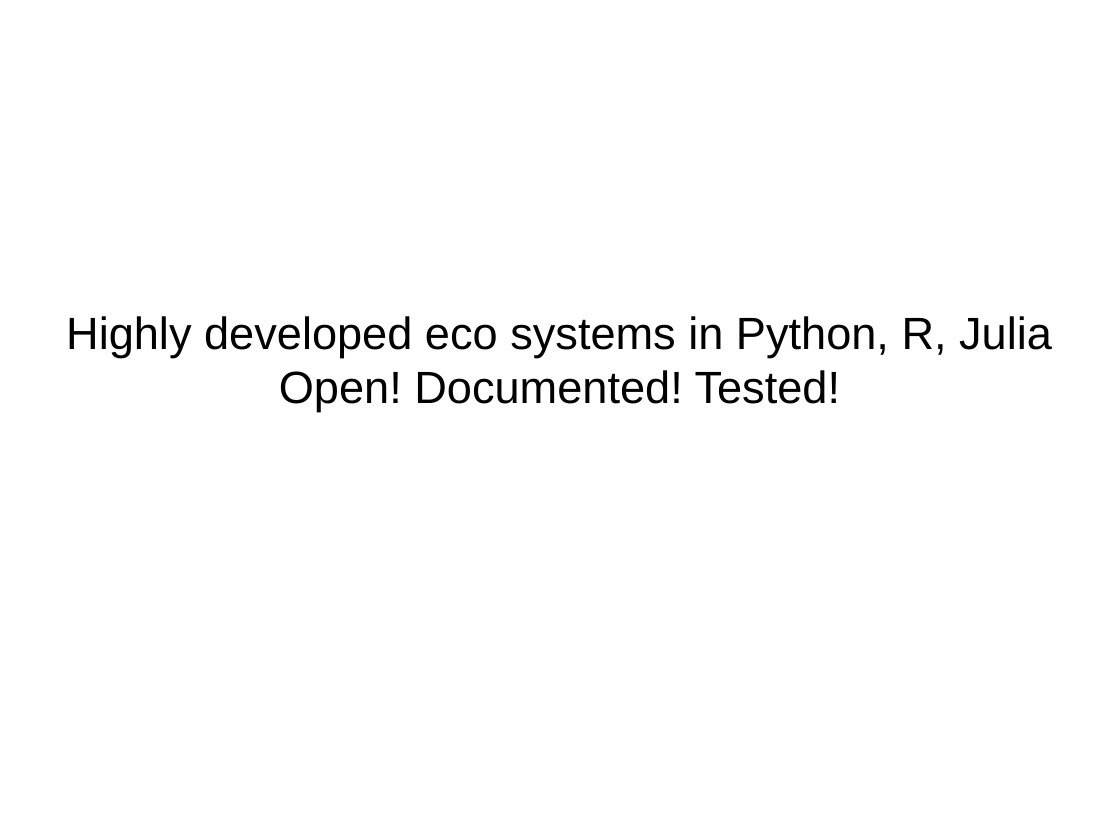
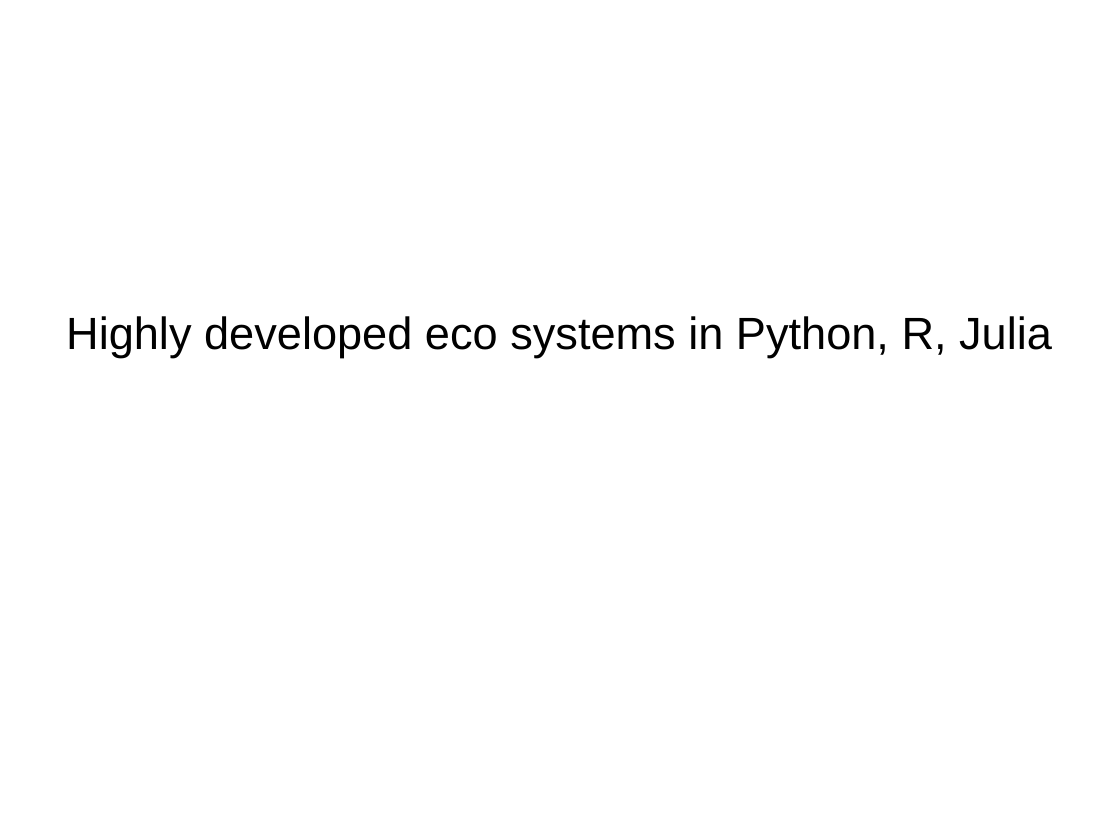
Before and after one commit to amueller/talks_odt, a slide deck: slide 20 of pycon_india_keynote.odp (slide 19 before the commit). Drawn at 1120x840 pixels with LibreOffice and Linux fonts; fonts in the diff are those of the drawing. Boxes give left, top, right and bottom in pixels: in the first picture for what was removed or moved away, otherwise in the second. Text is boxed around its words. In the diff, an @@ line names an element or a change of style, - is before the commit and + after.

```diff
--- a/pycon_india_keynote.odp
+++ b/pycon_india_keynote.odp
@@ subtitle at (x1=279, y1=370, x2=840, y2=412): paragraph removed @@
-Open! Documented! Tested!
```
Also in this commit, not shown: 4 other slides changed, 17 slides added, 10 slides removed.
